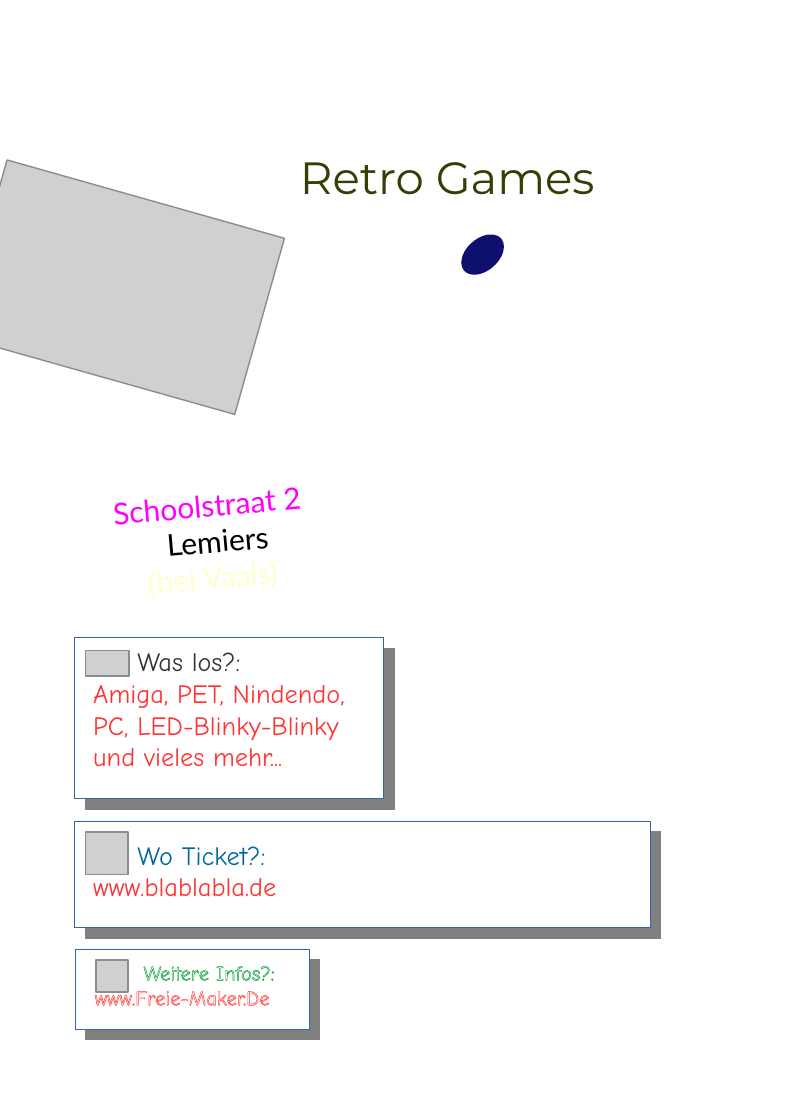
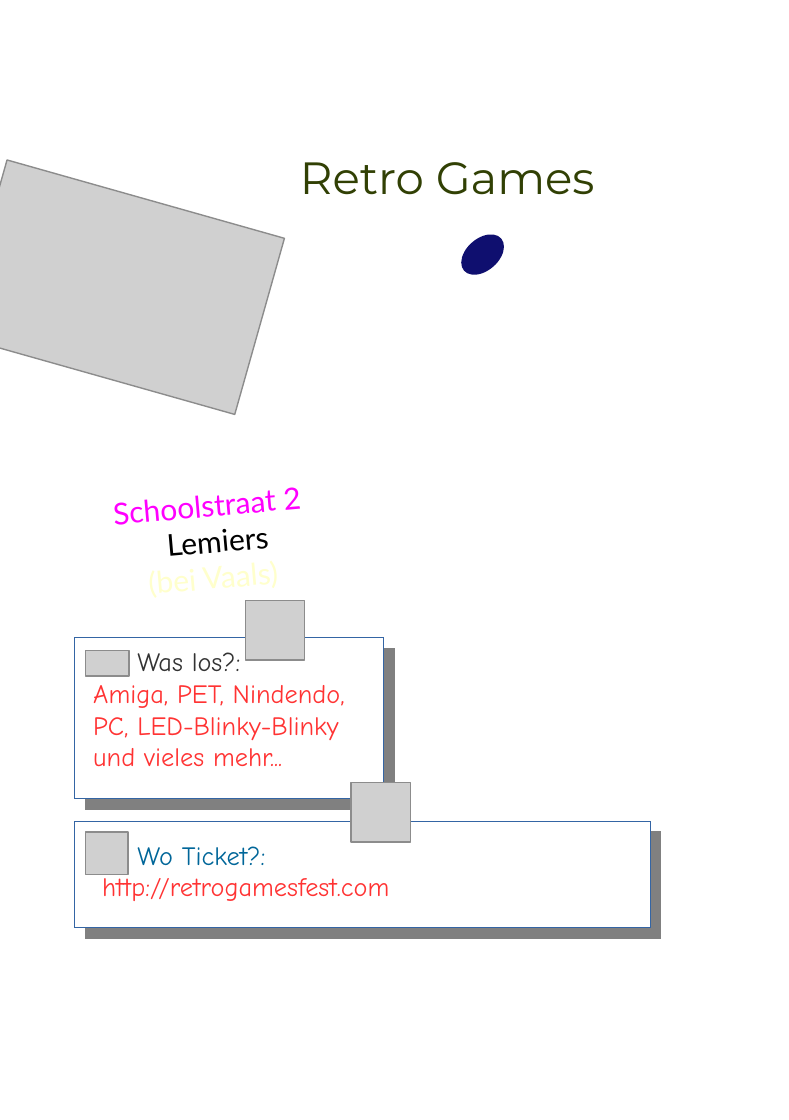
Before and after one commit to FreieMaker/orga, a slide deck: slide 1 of projects/retrogaming 2019.odp. Drawn at 789x1120 pixels with LibreOffice and Linux fonts; fonts in the diff are those of the drawing; grey boxes stand for pictures; background and template pictures are left out. Boxes give left, top, right and bottom in pixels: in the first picture for what was removed or moved away, otherwise in the second. Text is boxed around its words. In the diff, an @@ line names an element or a change of style, - is before the commit and + after.

```diff
--- a/projects/retrogaming 2019.odp
+++ b/projects/retrogaming 2019.odp
@@ picture added at (x1=245, y1=600, x2=305, y2=659) @@
@@ picture resized from (x1=96, y1=960, x2=129, y2=992) to (x1=351, y1=782, x2=410, y2=842) @@
@@ text at (x1=102, y1=873, x2=389, y2=901): text changed @@
-www.blablabla.de
+http://retrogamesfest.com
@@ rectangle removed at (x1=74, y1=949, x2=309, y2=1029) @@
@@ text removed at (x1=95, y1=966, x2=275, y2=1006) @@
-Weitere Infos?:
-www.Freie-Maker.De
```
Also in this commit, not shown: 3 slides removed, 1 other file.
